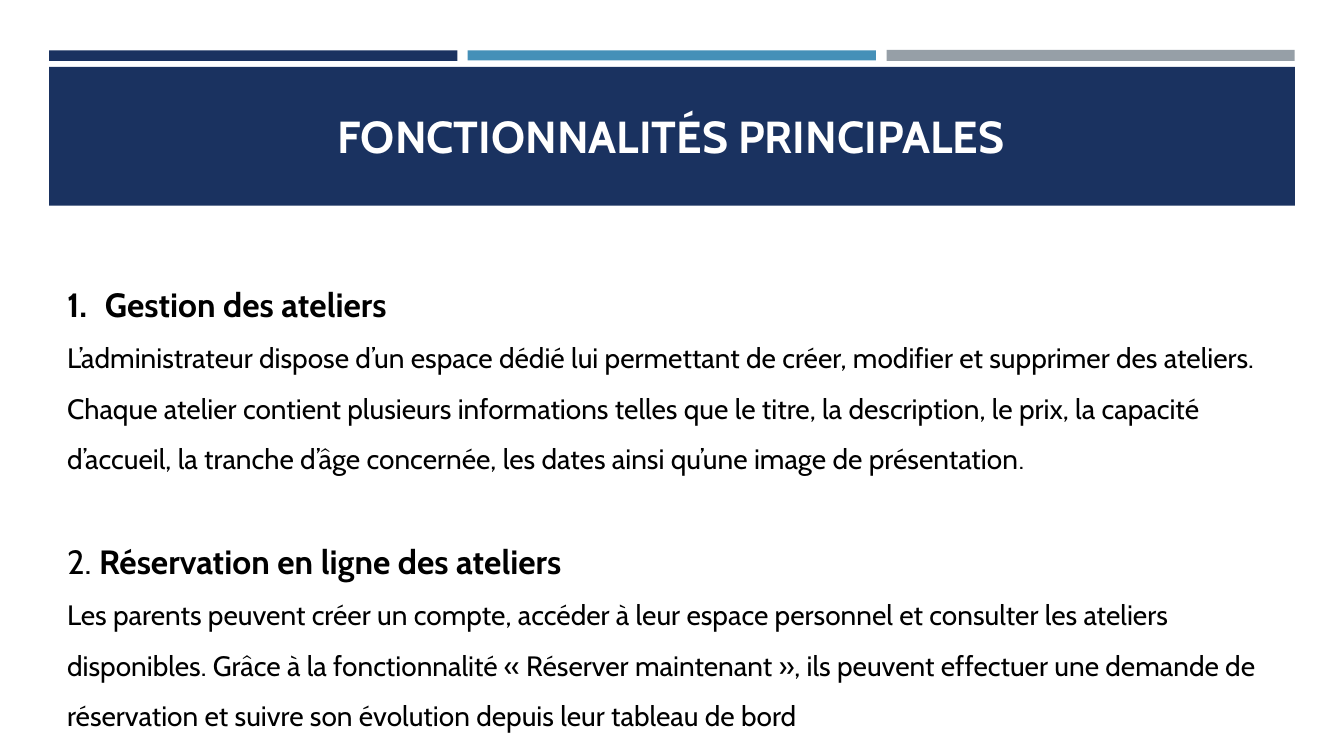
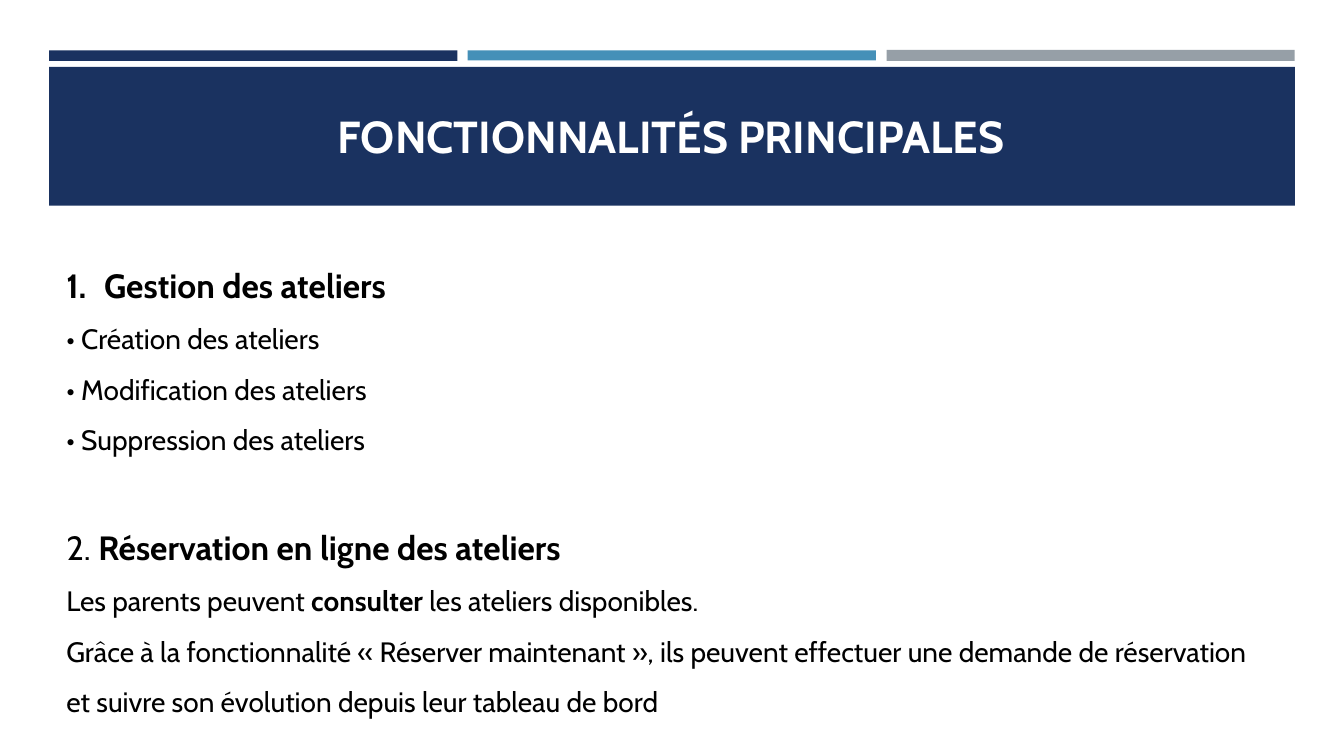
Before and after one commit to saratai2021-creator/summerCamp, a slide deck: slide 7 of la présentation du projet de synthèse.pptx. Drawn at 1344x756 pixels with LibreOffice and Linux fonts; fonts in the diff are those of the drawing. Boxes give left, top, right and bottom in pixels: in the first picture for what was removed or moved away, otherwise in the second. Text is boxed around its words. In the diff, an @@ line names an element or a change of style, - is before the commit and + after.

```diff
--- a/la présentation du projet de synthèse.pptx
+++ b/la présentation du projet de synthèse.pptx
@@ text "Gestion des ateliers": place and size @@
-text "Gestion des ateliers" at (67, 291, 1255, 733)
+text "Gestion des ateliers" at (66, 272, 1246, 719)
@@ text at (81, 328, 366, 456): text changed @@
-L’administrateur dispose d’un espace dédié lui permettant de créer, modifier et supprimer des ateliers. Chaque atelier contient plusieurs informations telles que le titre, la description, le prix, la capacité d’accueil, la tranche d’âge concernée, les dates ainsi qu’une image de présentation.
+• Création des ateliers
+• Modification des ateliers
+• Suppression des ateliers
@@ text at (66, 590, 1246, 719): text changed @@
-Les parents peuvent créer un compte, accéder à leur espace personnel et consulter les ateliers disponibles. Grâce à la fonctionnalité « Réserver maintenant », ils peuvent effectuer une demande de réservation et suivre son évolution depuis leur tableau de bord
+Les parents peuvent consulter les ateliers disponibles.
+Grâce à la fonctionnalité « Réserver maintenant », ils peuvent effectuer une demande de réservation et suivre son évolution depuis leur tableau de bord
```
Also in this commit, not shown: 8 other slides changed, 4 other files.
